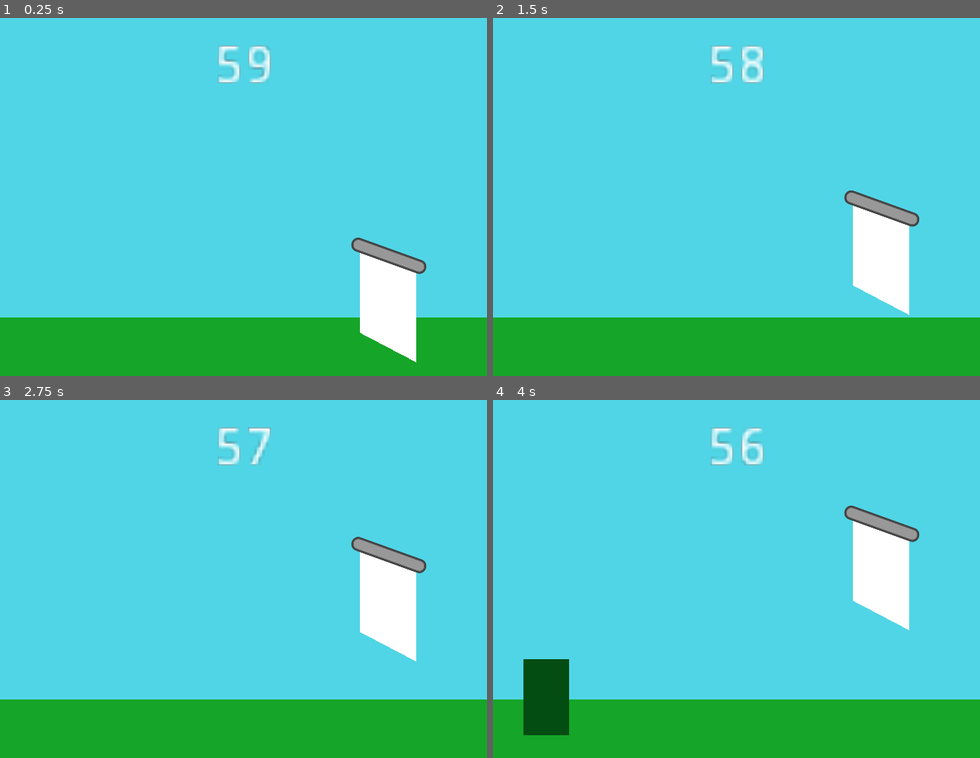
Above: before the commit, frames 1-4 (two rows, left to right).
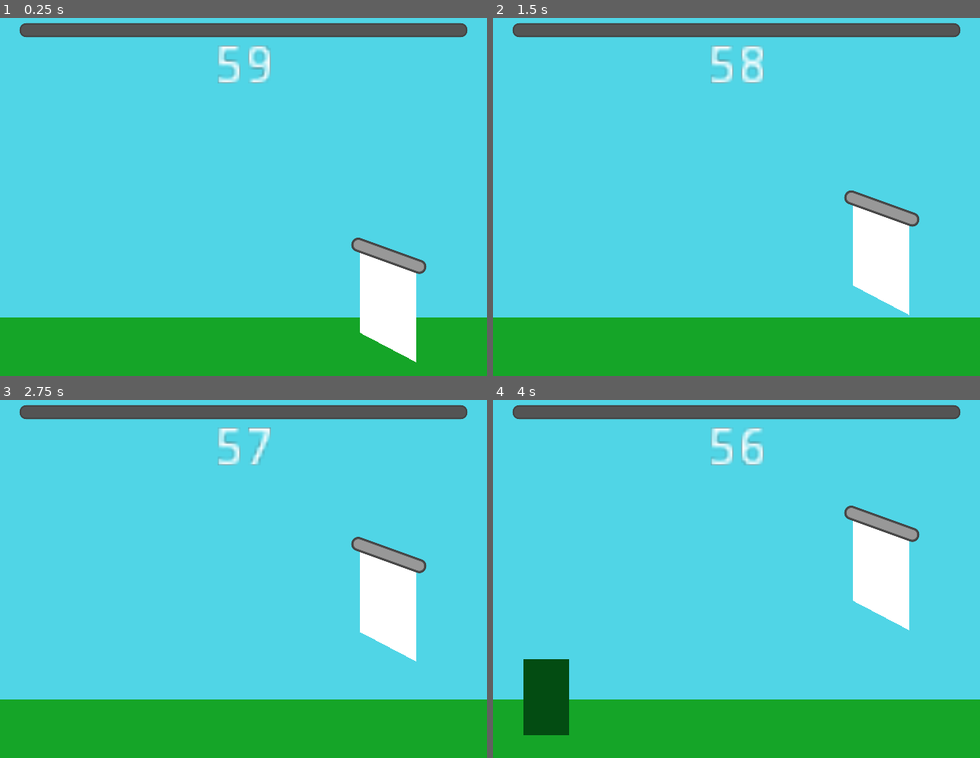
Above: after the commit, the same moments.

Repository: dudezord/01-portcullis
Game: Godot game, scene res://Game.tscn
Two runs of this game, one before a commit and one after it. Both use one fixed random seed, a clock stepped at 60 frames per second and the inputs below.
Inputs:
- Up to frame 1 (0.25 s): no input
- Up to frame 2 (1.5 s): tap Enter at 0.5 s; hold Right 0.53-1.28 s; hold Tab 0.53-1.28 s; tap Space at 0.77 s; hold Left from 1.28 s (still down); tap 0 at 1.35 s
- Up to frame 3 (2.75 s): tap Space at 1.52 s; release Left at 2.03 s; hold Right from 2.03 s (still down); hold Tab from 2.03 s (still down)
- Up to frame 4 (4 s): release Tab at 2.78 s; tap 0 at 2.85 s; tap Space at 3.02, 3.77 s; release Right at 3.53 s; hold Left from 3.53 s (still down); hold Tab from 3.53 s (still down)

The runs differ from the first frame. In frame 1, 3.9% of the frame differs, in the area x 3-97%, y 1-6%; in frame 2, 3.9%; in frame 3, 3.9%; in frame 4, 3.9%.

Commit message:
Morale meter

Diff:
--- a/Despawner.gd
+++ b/Despawner.gd
@@ -1,4 +1,4 @@
 extends Node2D
 
 func _on_Area2D_area_entered(area):
-	area.owner.queue_free()
+	area.owner.emit_signal("despawn")
--- a/Game.gd
+++ b/Game.gd
@@ -1,10 +1,32 @@
 extends Node2D
 
 func _ready():
+	EventBus.connect("mob_killed", self, "_on_Mob_killed")
+	EventBus.connect("mob_attacked", self, "_on_Mob_attacked")
+	EventBus.connect("mob_despawned", self, "_on_Mob_despawned")
 	EventBus.connect("gate_destroyed", self, "_on_Gate_destroyed")
 
 func _process(delta):
 	$GateHolder/Gate/GateHealthBar.value = $GateHolder/Gate.health
+
+func _on_Mob_killed(mob):
+	if(mob is Villager):
+		_update_morale(-1)
+	elif(mob is EnemySoldier):
+		_update_morale(1)
+
+func _on_Mob_attacked(mob, damage):
+	if(mob is EnemySoldier):
+		_update_morale(-damage)
+
+func _on_Mob_despawned(mob):
+	if(mob is Villager):
+		_update_morale(1)
+	elif(mob is EnemySoldier):
+		_update_morale(-1)
+
+func _update_morale(delta):
+	EventBus.emit_signal("morale_updated", delta)
 
 func _on_Gate_destroyed():
 	get_tree().paused = true
--- a/Game.tscn
+++ b/Game.tscn
@@ -6,6 +6,7 @@
 [ext_resource path="res://gate/Gate.tscn" type="PackedScene" id=4]
 [ext_resource path="res://Game.gd" type="Script" id=5]
 [ext_resource path="res://Despawner.gd" type="Script" id=6]
+[ext_resource path="res://MoraleBar.gd" type="Script" id=7]
 [ext_resource path="res://TimerText.gd" type="Script" id=8]
 
 [sub_resource type="StyleBoxFlat" id=2]
@@ -36,6 +37,32 @@
 
 [sub_resource type="RectangleShape2D" id=1]
 extents = Vector2( 10, 243.571 )
+
+[sub_resource type="StyleBoxFlat" id=4]
+corner_radius_top_left = 10
+corner_radius_top_right = 10
+corner_radius_bottom_right = 10
+corner_radius_bottom_left = 10
+expand_margin_left = 1.0
+expand_margin_right = 1.0
+expand_margin_top = 1.0
+expand_margin_bottom = 1.0
+
+[sub_resource type="StyleBoxFlat" id=5]
+bg_color = Color( 0.333333, 0.333333, 0.333333, 1 )
+border_width_left = 2
+border_width_top = 2
+border_width_right = 2
+border_width_bottom = 2
+border_color = Color( 0.266667, 0.266667, 0.266667, 1 )
+corner_radius_top_left = 8
+corner_radius_top_right = 8
+corner_radius_bottom_right = 8
+corner_radius_bottom_left = 8
+expand_margin_left = 4.0
+expand_margin_right = 4.0
+expand_margin_top = 4.0
+expand_margin_bottom = 4.0
 
 [node name="Node2D" type="Node2D"]
 script = ExtResource( 5 )
@@ -95,6 +122,17 @@
 wait_time = 3.0
 autostart = true
 
+[node name="MoraleBar" type="ProgressBar" parent="."]
+margin_left = 30.0
+margin_top = 20.0
+margin_right = 610.0
+margin_bottom = 30.0
+grow_horizontal = 2
+grow_vertical = 2
+custom_styles/fg = SubResource( 4 )
+custom_styles/bg = SubResource( 5 )
+percent_visible = false
+script = ExtResource( 7 )
 
 [node name="Label" type="Label" parent="."]
 anchor_right = 1.0
--- /dev/null
+++ b/MoraleBar.gd
@@ -0,0 +1,9 @@
+extends ProgressBar
+
+func _ready():
+	EventBus.connect("morale_updated", self, "_on_Morale_updated")
+	pass
+
+func _on_Morale_updated(delta):
+	value = clamp(value + delta, 0, 100)
+	pass
--- a/autoload/EventBus.gd
+++ b/autoload/EventBus.gd
@@ -1,4 +1,11 @@
 extends Node
+
+signal mob_spawned
+signal mob_attacked
+signal mob_killed
+signal mob_despawned
+
+signal morale_updated
 
 signal gate_damaged
 signal gate_destroyed
--- a/mobs/MobController.gd
+++ b/mobs/MobController.gd
@@ -16,6 +16,7 @@
 signal stop
 signal move
 signal die
+signal despawn
 
 export var debug = false
 export (float, 0, 20, 0.1) var damage_per_second = 0
@@ -24,6 +25,7 @@
 	connect("stop", self, "_on_Mob_stop")
 	connect("move", self, "_on_Mob_move")
 	connect("die", self, "_on_Mob_die")
+	connect("despawn", self, "_on_Mob_despawn")
 	pass
 
 func _input(event):
@@ -62,9 +64,11 @@
 		return
 
 	EventBus.emit_signal("gate_damaged", damage)
+	EventBus.emit_signal("mob_attacked", self, damage)
 
 func _on_Mob_die():
 	_status = Status.Dead
+	EventBus.emit_signal("mob_killed", self)
 	queue_free()
 
 func _on_Mob_stop():
@@ -74,3 +78,7 @@
 func _on_Mob_move():
 	_is_colliding_with_gate = false
 	_status = Status.Moving
+
+func _on_Mob_despawn():
+	EventBus.emit_signal("mob_despawned", self)
+	queue_free()
Not shown: 1 places in Game.tscn that only renumber resources
